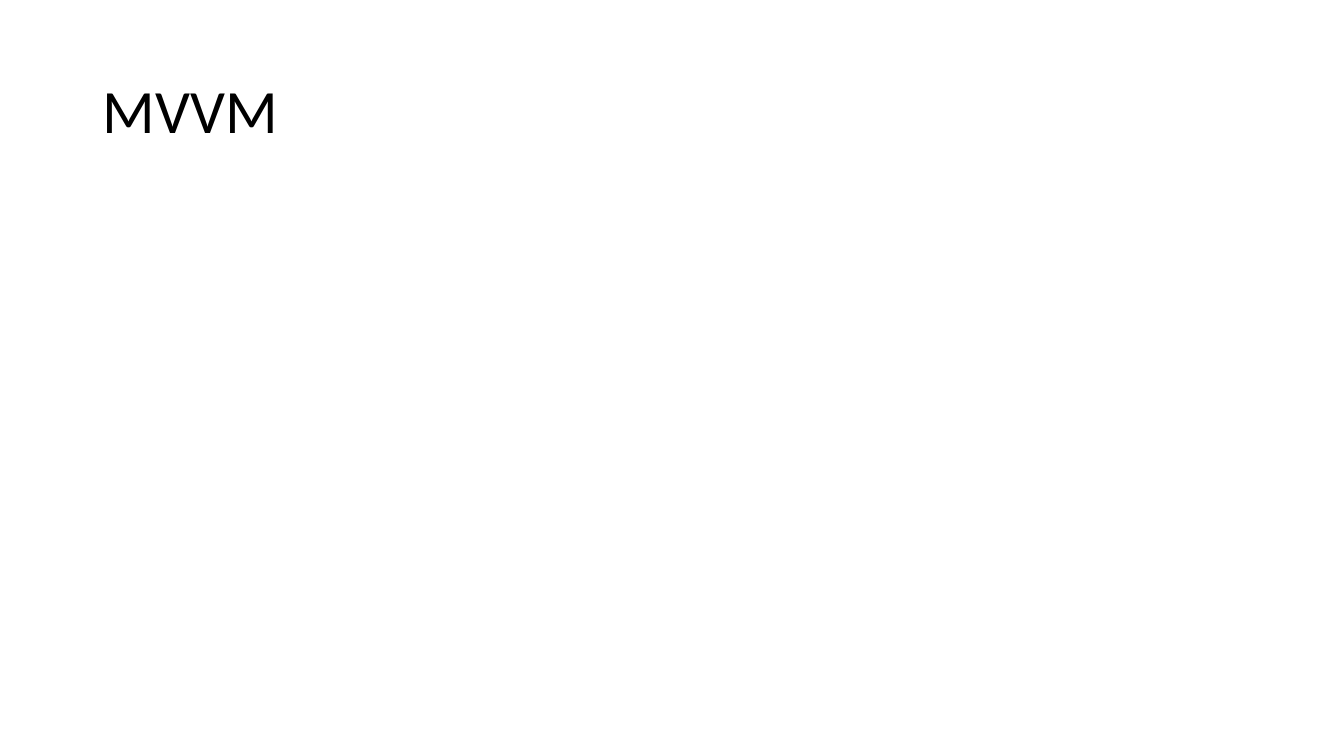
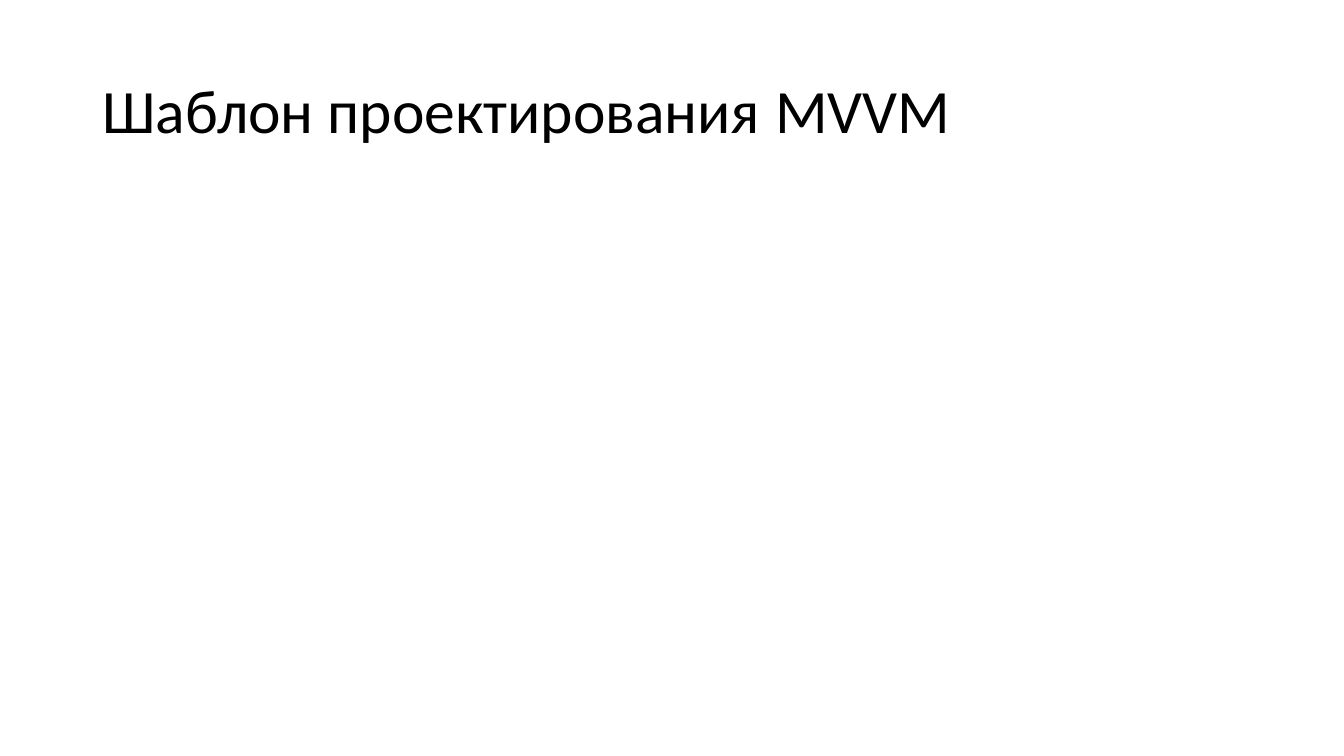
Before and after one commit to N0tilT/Timelon, a slide deck: slide 12 of docs/Timelon.pptx. Drawn at 1344x756 pixels with LibreOffice and Linux fonts; fonts in the diff are those of the drawing. Boxes give left, top, right and bottom in pixels: in the first picture for what was removed or moved away, otherwise in the second. Text is boxed around its words. In the diff, an @@ line names an element or a change of style, - is before the commit and + after.

```diff
--- a/docs/Timelon.pptx
+++ b/docs/Timelon.pptx
@@ title at box(102, 91, 950, 143): text changed @@
-MVVM
+Шаблон проектирования MVVM
```
Also in this commit, not shown: 4 other slides changed, 1 slide removed.
